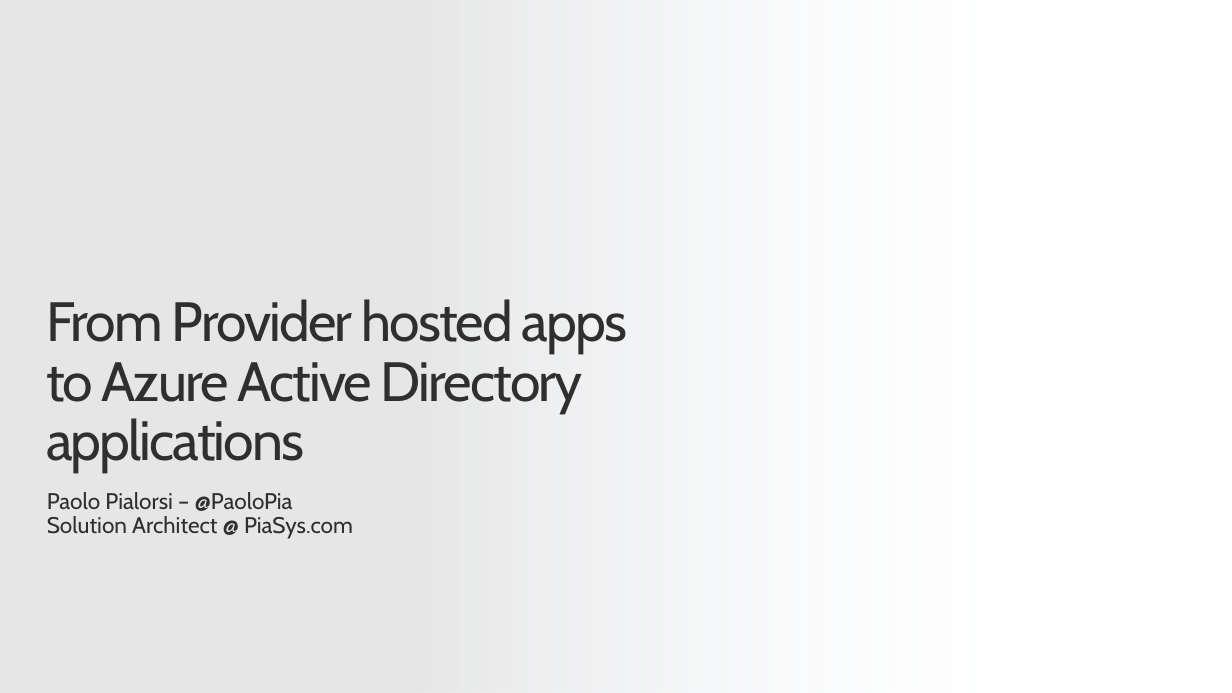
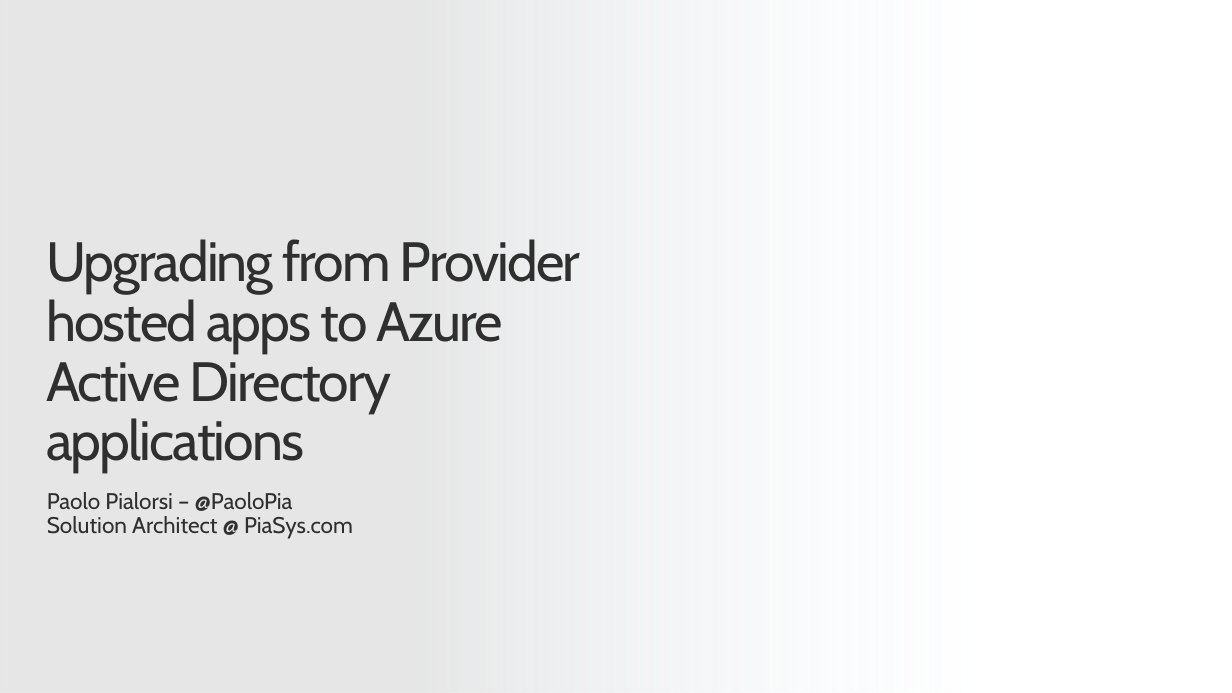
Before and after one commit to pnp/addin-transformation-guidance, a slide deck: slide 1 of presentations/From-Provider-Hosted-to-AAD-applications.pptx. Drawn at 1232x693 pixels with LibreOffice and Linux fonts; fonts in the diff are those of the drawing; background and template pictures are left out. Boxes give left, top, right and bottom in pixels: in the first picture for what was removed or moved away, otherwise in the second. Text is boxed around its words. In the diff, an @@ line names an element or a change of style, - is before the commit and + after.

```diff
--- a/presentations/From-Provider-Hosted-to-AAD-applications.pptx
+++ b/presentations/From-Provider-Hosted-to-AAD-applications.pptx
@@ title at [46, 239, 581, 473]: text changed @@
-From Provider hosted apps to Azure Active Directory applications
+Upgrading from Provider hosted apps to Azure Active Directory applications
```
Also in this commit, not shown: 3 other slides changed, 3 other files.
